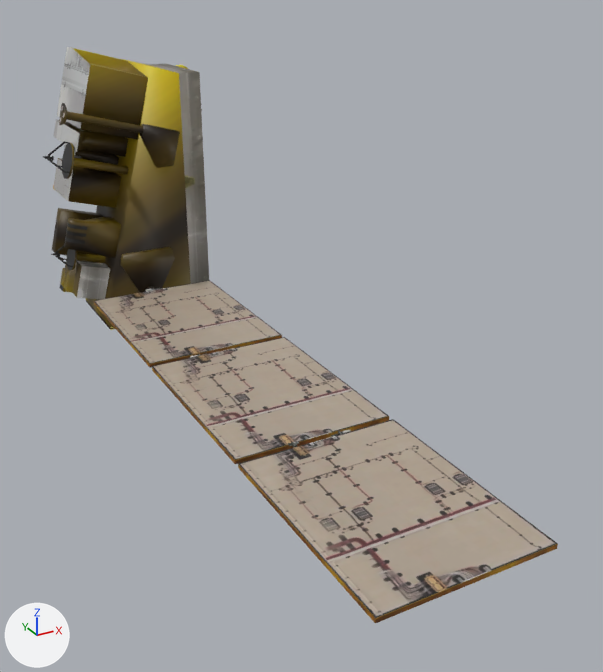
A saved change to the glTF model site/models/suomi.glb.
One viewpoint serves both versions: a camera (50 mm lens) standing at (-3.73, -12.24, 3.31) and looking at (0.54, -4.47, -0.58). The axes (+X, +Y, +Z) are drawn at lower left. The lights are the same throughout. The picture after the commit comes second. Where no turn or scale is listed for an object, it has been applied to the vertices. Vertices at exactly the same position are counted once.

In view in the first picture: 'foil_gold', 'shiny_panel', 'tex_02' and 2 more.
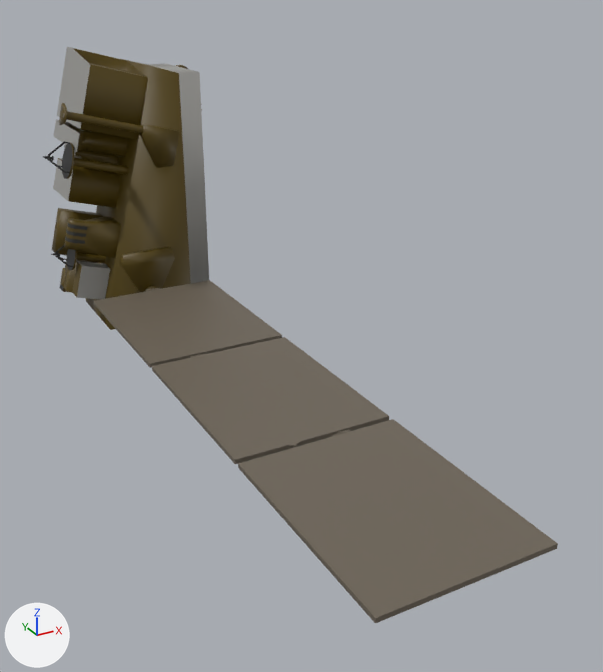
What differs and where, as boxes [x1, y1, x2, y2] in the pictures (603 x 672 px):
'shiny_panel', surface changed (darker)
    both: [60, 106, 558, 623]
'foil_gold', surface changed
    both: [53, 47, 202, 330]
'tex_02', surface changed
    both: [53, 47, 209, 299]

Edits to the bpy script that builds the scene:
```text
Change mat_foil_gold:
    remove mat_foil_gold.texture = img_foil_gold_ramp
    add mat_foil_gold.base_color = (0.0908, 0.0578, 0.000911)  # brown #554403
Change mat_tex_02:
    remove mat_tex_02.texture = img_tex_02
    add mat_tex_02.base_color = (0.328, 0.323, 0.305)  # grey #9b9a96
Change mat_shiny_panel:
    remove mat_shiny_panel.texture = img_tex_01
    add mat_shiny_panel.base_color = (0.156, 0.13, 0.0976)  # brown #6e6558
Change me_cube_041:
    where me_cube_041.from_pydata(...)  # 49 vertices, 46 faces; spans x -1.01..1.01, y -0.68..0.68, z -1.84..1.84
    used by ob_tex_02; location = (-0.04, 0.01, 0.44)
    me_cube_041 part 1: texture (UV) coordinates changed
```
